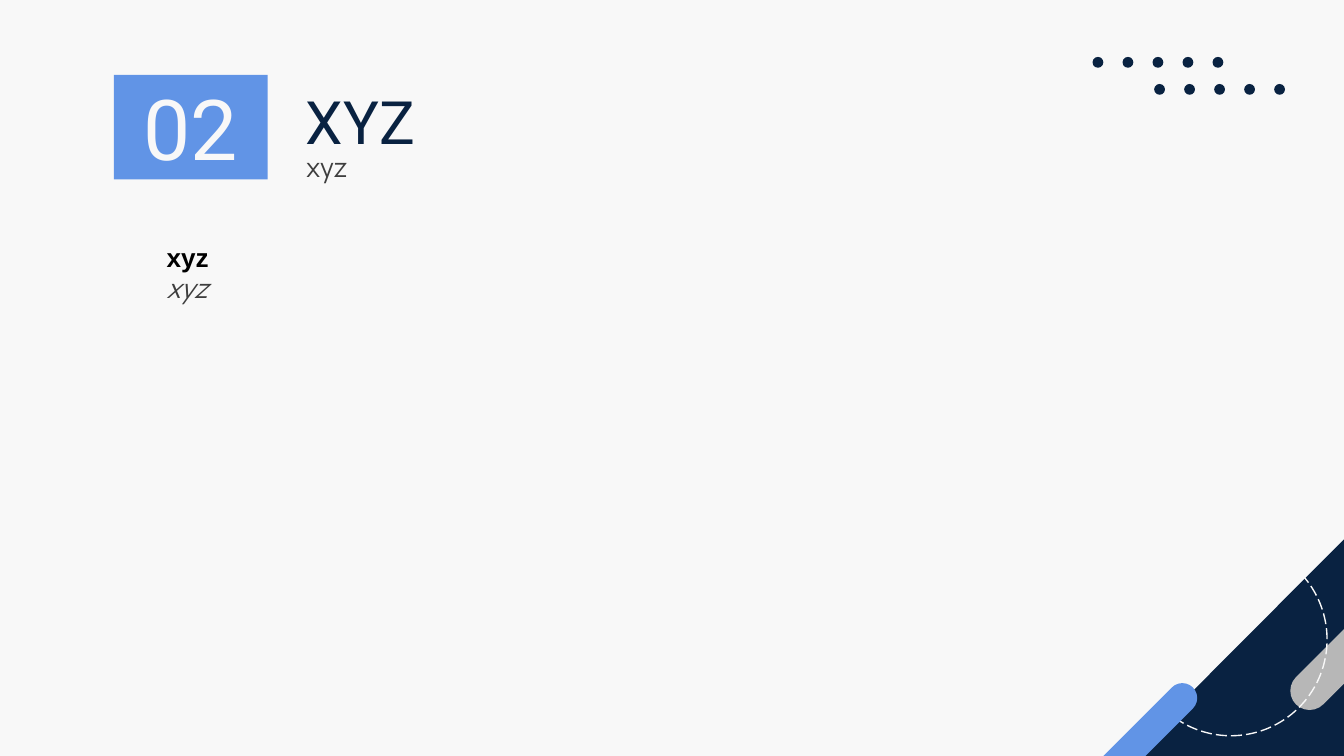
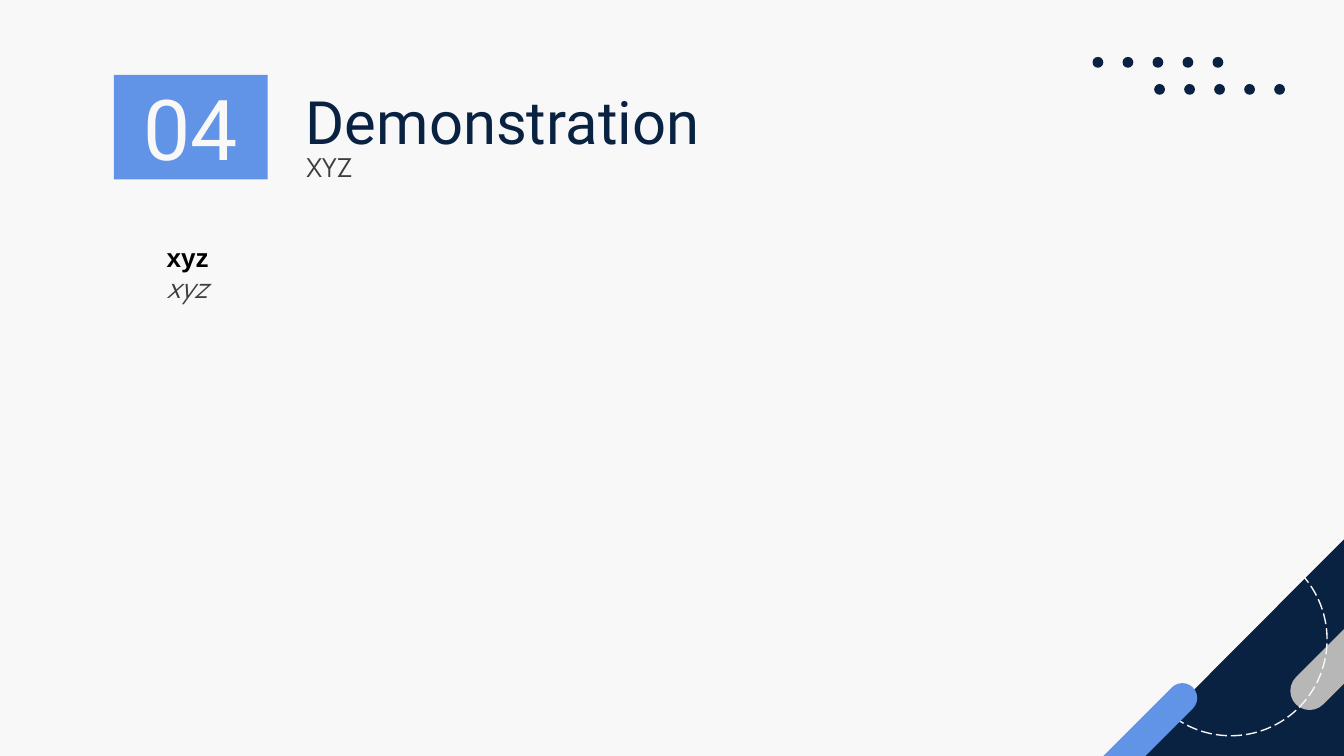
Before and after one commit to Hoferlukaslh/ScholarLog, a slide deck: slide 8 of Documentation/LHO - M5 - Présentation.pptx (slide 4 before the commit). Drawn at 1344x756 pixels with LibreOffice and Linux fonts; fonts in the diff are those of the drawing. Boxes give left, top, right and bottom in pixels: in the first picture for what was removed or moved away, otherwise in the second. Text is boxed around its words. In the diff, an @@ line names an element or a change of style, - is before the commit and + after.

```diff
--- a/Documentation/LHO - M5 - Présentation.pptx
+++ b/Documentation/LHO - M5 - Présentation.pptx
@@ text in rectangle at box(144, 99, 238, 181): text changed @@
-02
+04
@@ title at box(306, 101, 699, 159): text changed @@
-XYZ
+Demonstration
@@ text at box(306, 158, 352, 177): text changed @@
-xyz
+XYZ
```
Also in this commit, not shown: 4 other slides changed, 6 slides added, 1 slide removed, 2 other files.
